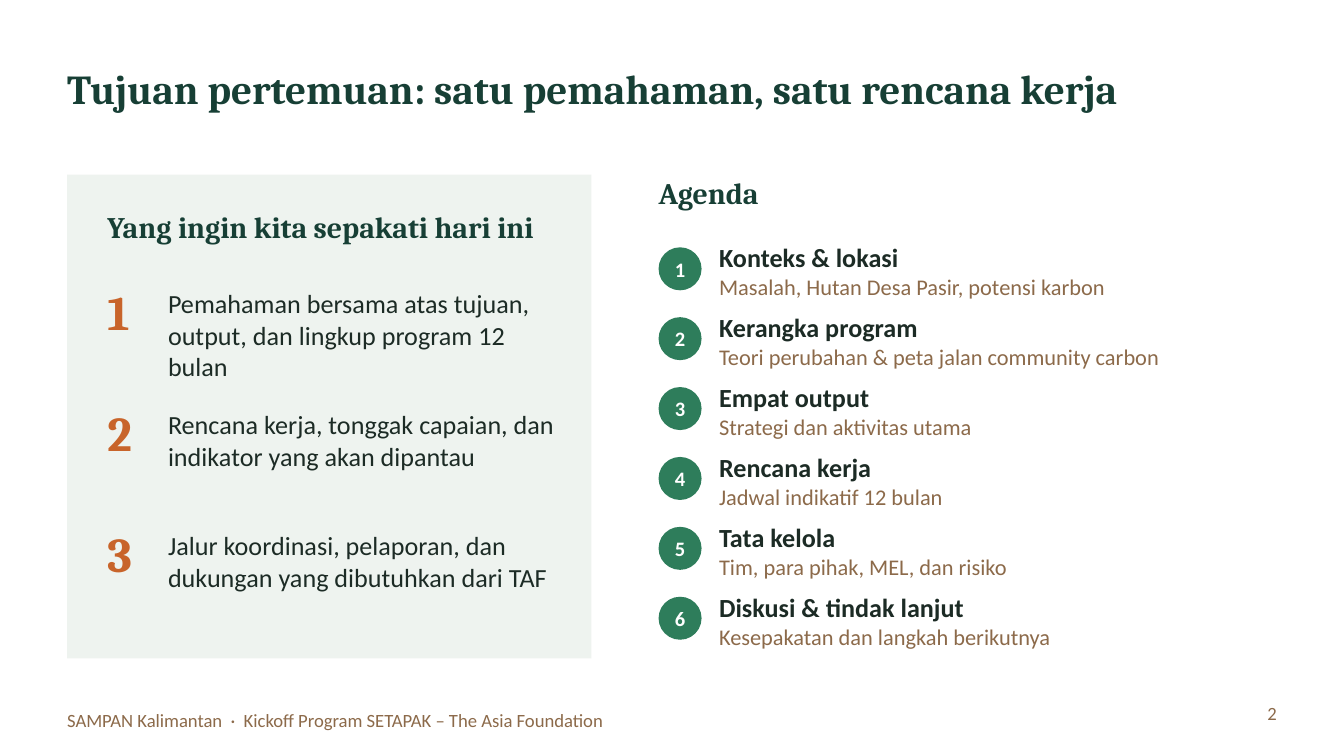
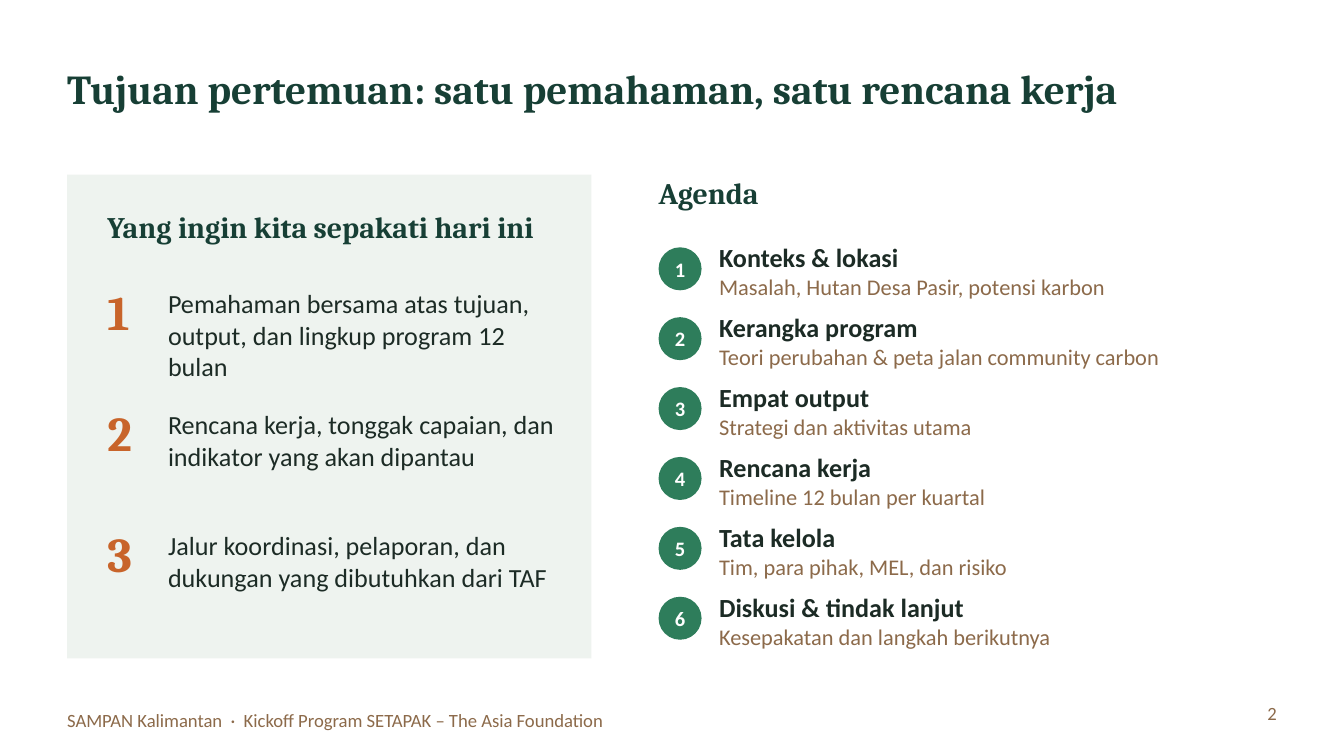
Before and after one commit to revoliaaa/revi, a slide deck: slide 2 of Kickoff_SETAPAK_SAMPAN_Kalimantan.pptx. Drawn at 1344x756 pixels with LibreOffice and Linux fonts; fonts in the diff are those of the drawing. Boxes give left, top, right and bottom in pixels: in the first picture for what was removed or moved away, otherwise in the second. Text is boxed around its words. In the diff, an @@ line names an element or a change of style, - is before the commit and + after.

```diff
--- a/Kickoff_SETAPAK_SAMPAN_Kalimantan.pptx
+++ b/Kickoff_SETAPAK_SAMPAN_Kalimantan.pptx
@@ text at (719,489,985,509): text changed @@
-Jadwal indikatif 12 bulan
+Timeline 12 bulan per kuartal
```
Also in this commit, not shown: 5 other slides changed, 2 slides added, 1 slide removed.
